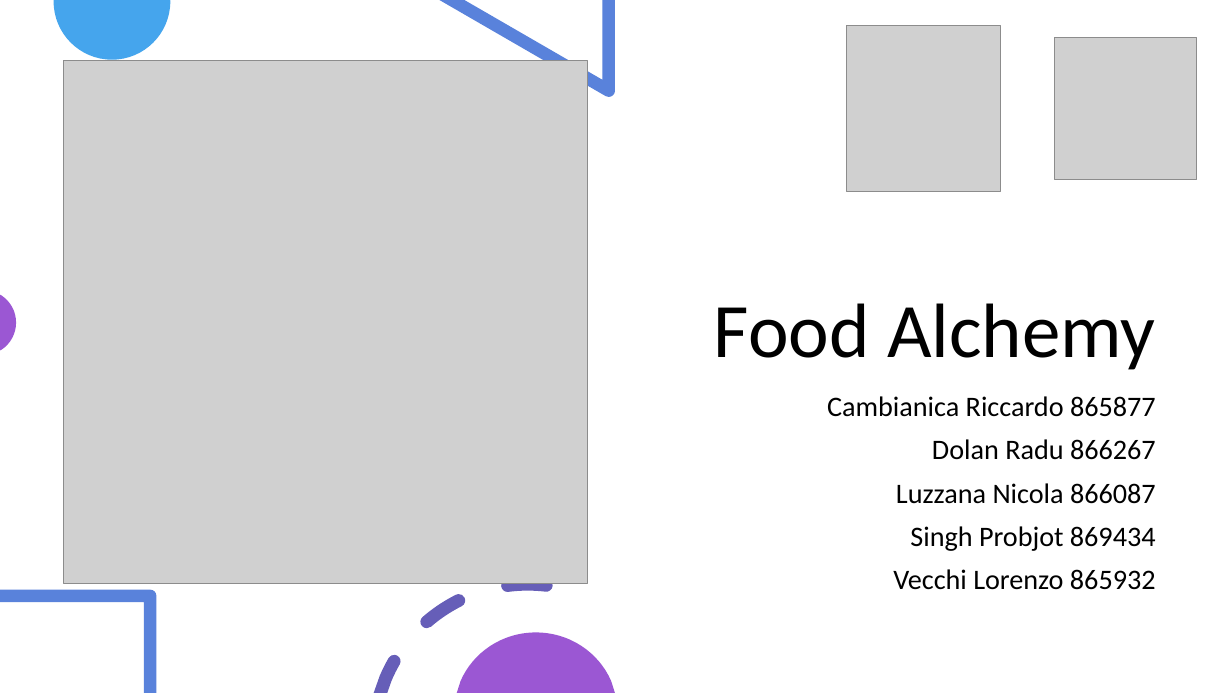
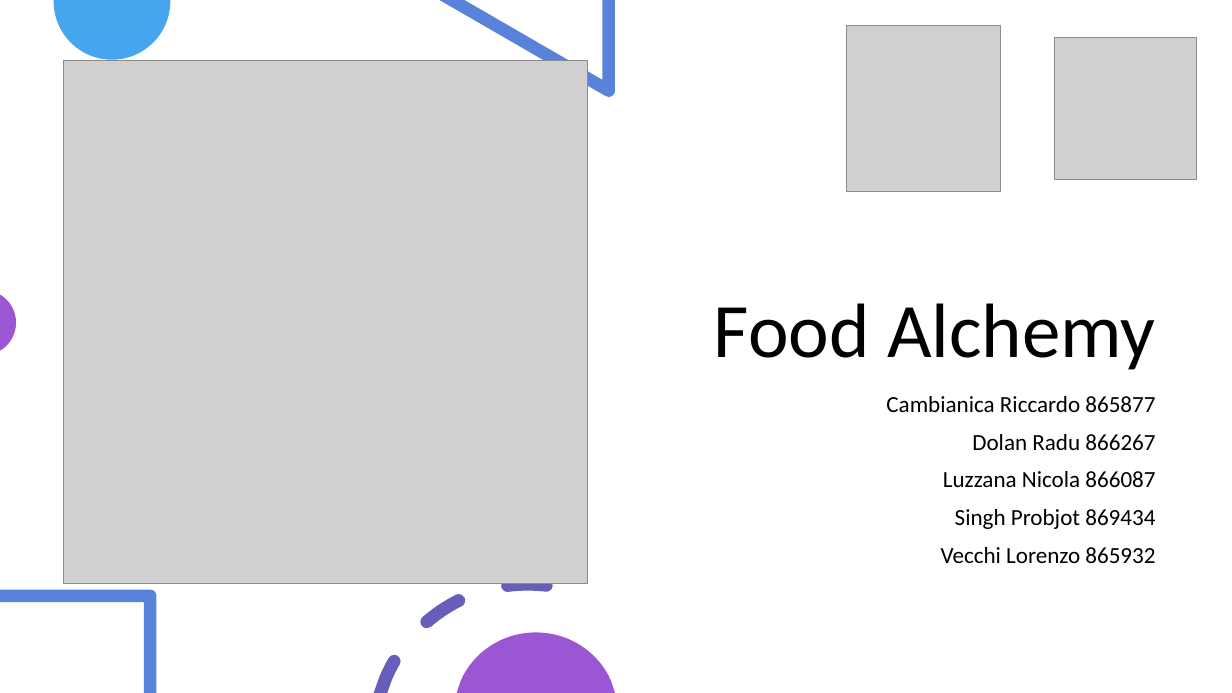
Before and after one commit to rcambianica/food-alchemy, a slide deck: slide 1 of documentazione/Presentazione gruppo Majo - Food Alchemy.pptx. Drawn at 1232x693 pixels with LibreOffice and Linux fonts; fonts in the diff are those of the drawing; grey boxes stand for pictures. Boxes give left, top, right and bottom in pixels: in the first picture for what was removed or moved away, otherwise in the second. Text is boxed around its words. In the diff, an @@ line names an element or a change of style, - is before the commit and + after.

Commit message:
Modifica Presentazione gruppo Majo - Food Alchemy.pptx

```diff
--- a/documentazione/Presentazione gruppo Majo - Food Alchemy.pptx
+++ b/documentazione/Presentazione gruppo Majo - Food Alchemy.pptx
@@ subtitle "Cambianica Riccardo 865877" at [886,396,1155,563]: size 22 to 18 pt @@
```
Also in this commit, not shown: 2 other slides changed.
